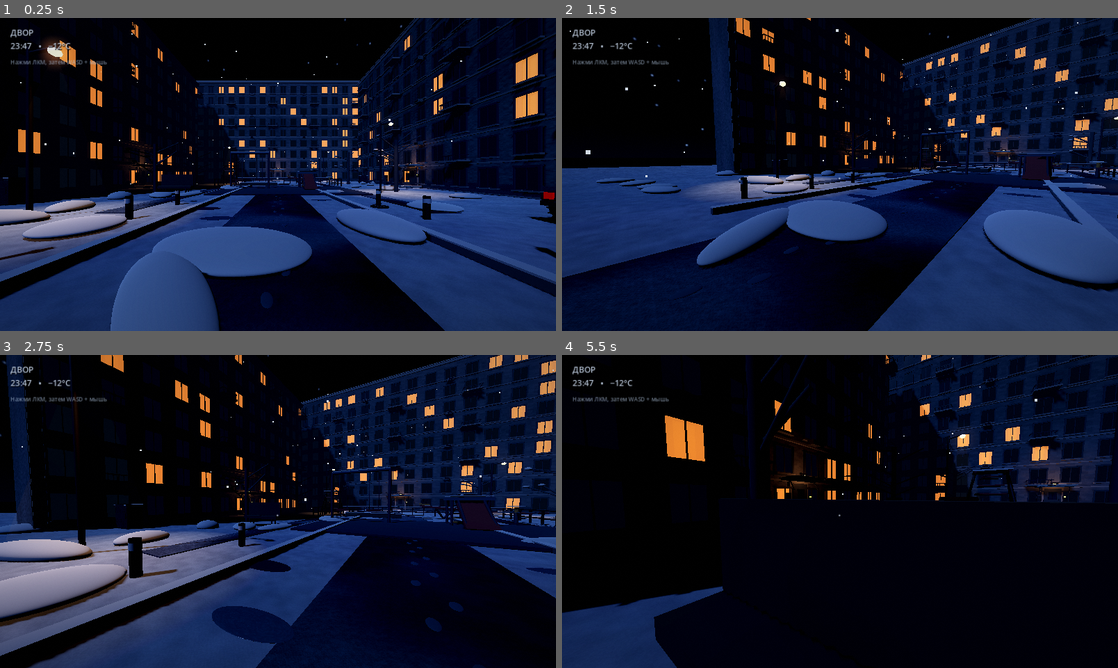
Above: before the commit, frames 1-4 (two rows, left to right).
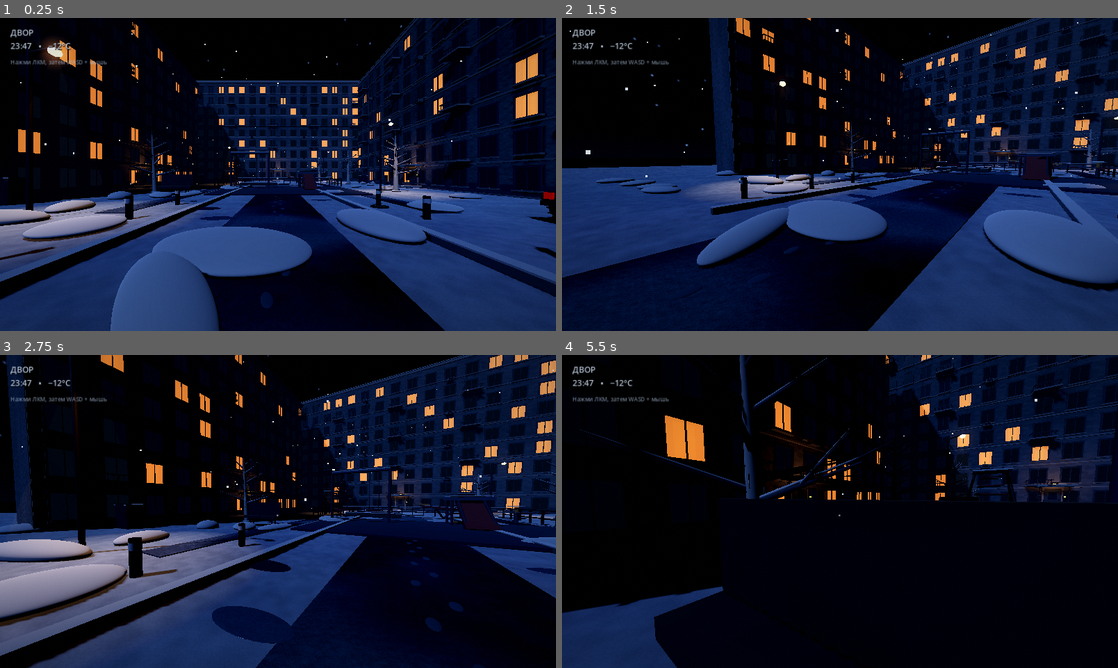
Above: after the commit, the same moments.

Repository: HelterFall/-
Game: Godot game, scene res://main.tscn
Same seed, same stepped clock (60 frames per second), same inputs: the game is played once before the commit and once after it.
Inputs (mouse positions are in pixels of both pictures, inside the frame that each line leads up to):
- Up to frame 1 (0.25 s): no input
- Up to frame 2 (1.5 s): tap Enter at 0.5 s; move the mouse to (962, 158) at 0.52 s; hold D 0.53-1.28 s; click (962, 158) at 0.67 s; move the mouse to (812, 174) at 1.27 s; hold W from 1.28 s (still down)
- Up to frame 3 (2.75 s): keep holding W; move the mouse to (289, 505) at 2.02 s
- Up to frame 4 (5.5 s): keep holding W; move the mouse to (834, 517) at 2.77 s; click (834, 517) at 2.92 s; move the mouse to (878, 514) at 3.52 s; move the mouse to (795, 508) at 4.27 s; move the mouse to (845, 511) at 5.02 s; click (845, 511) at 5.17 s

The runs differ from the first frame. In frame 1, 0.6% of the frame differs, in the area x 23-77%, y 35-56%; in frame 2, 0.3%; in frame 3, 0.4%; in frame 4, 1.4%, in the area x 3-75%, y 0-46%.

Commit message:
Use detailed winter birch tree visuals

Diff:
--- a/main.gd
+++ b/main.gd
@@ -280,29 +280,16 @@
 
 
 func _build_trees_and_benches() -> void:
-	var bark := _material(Color(0.19, 0.22, 0.27))
-	var branch := _material(Color(0.24, 0.28, 0.34))
-	var snow := _material(Color(0.69, 0.75, 0.82))
 	var bench_wood := _material(Color(0.25, 0.22, 0.21))
 	var bench_metal := _material(Color(0.13, 0.17, 0.22))
-
 	var tree_positions := [
 		Vector3(-10.8, 0.0, -3.0), Vector3(-12.2, 0.0, -15.0),
 		Vector3(11.0, 0.0, -4.0), Vector3(12.0, 0.0, -19.0),
 		Vector3(-8.8, 0.0, -25.0), Vector3(8.8, 0.0, -27.0)
 	]
-	for base in tree_positions:
-		var height := rng.randf_range(4.2, 6.0)
-		_rod(self, base + Vector3(0.0, 0.0, 0.0), base + Vector3(0.0, height, 0.0), 0.18, bark)
-		for branch_index in range(7):
-			var y := rng.randf_range(1.5, height - 0.3)
-			var sign_x := -1.0 if branch_index % 2 == 0 else 1.0
-			var length := rng.randf_range(1.0, 2.3)
-			var start: Vector3 = base + Vector3(0.0, y, 0.0)
-			var finish: Vector3 = start + Vector3(sign_x * length, rng.randf_range(0.45, 1.25), rng.randf_range(-0.65, 0.65))
-			_rod(self, start, finish, 0.055, branch)
-			if branch_index % 2 == 0:
-				_sphere(self, finish, Vector3(0.22, 0.12, 0.22), snow)
+	var tree_script: Script = load("res://winter_trees.gd")
+	var tree_visuals: RefCounted = tree_script.new()
+	tree_visuals.call("build", self, tree_positions, rng)
 
 	for z in [-1.5, -18.0]:
 		_box(self, Vector3(-8.2, 0.62, z), Vector3(2.6, 0.18, 0.65), bench_wood)
